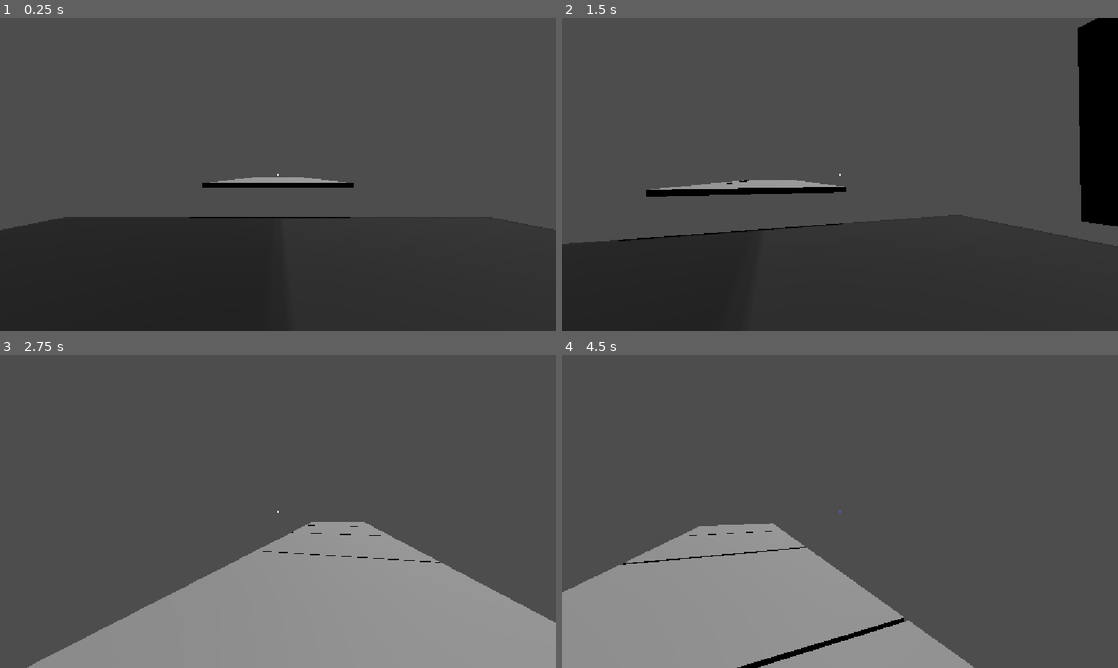
Above: before the commit, frames 1-4 (two rows, left to right).
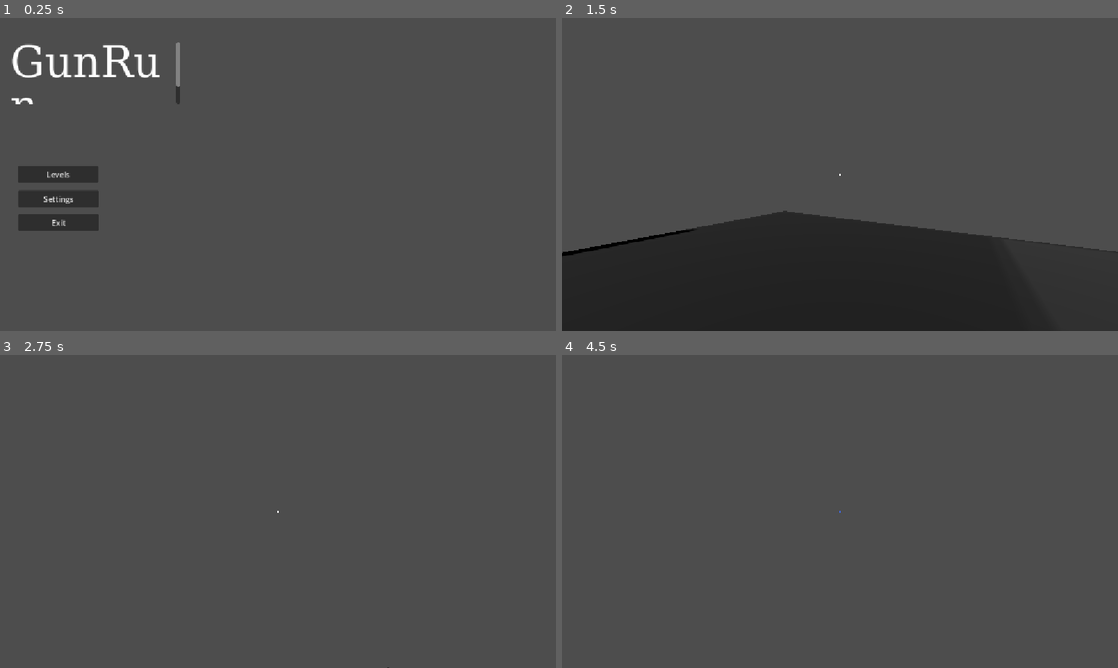
Above: after the commit, the same moments.

Repository: tarr2f/Game-Off-2026
Game: Godot game, scene res://Scenes/mainmenu.tscn
Same seed, same stepped clock (60 frames per second), same inputs: the game is played once before the commit and once after it. Before the commit the project starts from res://debug.tscn.
Inputs (mouse positions are in pixels of both pictures, inside the frame that each line leads up to):
- Up to frame 1 (0.25 s): no input
- Up to frame 2 (1.5 s): click (617, 174) at 0.5 s, where only the run after the commit has a clickable "Levels"; tap Enter at 1.25 s; move the mouse to (867, 174) at 1.27 s; hold W (forwards) from 1.28 s (still down); click (867, 174) at 1.35 s
- Up to frame 3 (2.75 s): keep holding W (forwards); tap Space (jump) at 1.52, 2.27 s; move the mouse to (250, 511) at 2.02 s; right-click (250, 511) at 2.1 s
- Up to frame 4 (4.5 s): keep holding W (forwards); move the mouse to (851, 505) at 2.77 s; tap Mouse wheel down (wheel_down) at 2.85 s; tap Space (jump) at 3.5, 3.77 s; move the mouse to (834, 517) at 3.52 s; tap Mouse wheel up (wheel_up) at 3.6 s; move the mouse to (878, 514) at 4.27 s; click (878, 514) at 4.35 s

The runs differ from the first frame. In frame 1, 36% of the frame differs, in the area x 0-100%, y 7-100%; in frame 2, 7.7%; in frame 3, 27%; in frame 4, 23%.

Commit message:
added fair enough licensing and a main menu, ...yippee...

Diff:
--- /dev/null
+++ b/Scenes/mainmenu.tscn
@@ -0,0 +1,93 @@
+[gd_scene format=3 uid="uid://d2tpwyjhsjui2"]
+
+[ext_resource type="Script" uid="uid://bd0s6uhldoha" path="res://scripts/mainmenu.gd" id="1_pposm"]
+
+[sub_resource type="Theme" id="Theme_ivo7y"]
+
+[sub_resource type="FontFile" id="FontFile_lp062"]
+cache/0/variation_coordinates = {}
+cache/0/face_index = 0
+cache/0/embolden = 0.0
+cache/0/transform = Transform2D(1, 0, 0, 1, 0, 0)
+cache/0/spacing_top = 0
+cache/0/spacing_bottom = 0
+cache/0/spacing_space = 0
+cache/0/spacing_glyph = 0
+cache/0/baseline_offset = 0.0
+cache/0/16/0/ascent = 0.0
+cache/0/16/0/descent = 0.0
+cache/0/16/0/underline_position = 0.0
+cache/0/16/0/underline_thickness = 0.0
+cache/0/16/0/scale = 1.0
+cache/0/90/0/ascent = 0.0
+cache/0/90/0/descent = 0.0
+cache/0/90/0/underline_position = 0.0
+cache/0/90/0/underline_thickness = 0.0
+cache/0/90/0/scale = 1.0
+
+[node name="Control" type="Control" unique_id=1020550575]
+layout_mode = 3
+anchors_preset = 15
+anchor_right = 1.0
+anchor_bottom = 1.0
+grow_horizontal = 2
+grow_vertical = 2
+script = ExtResource("1_pposm")
+
+[node name="Levels" type="Button" parent="." unique_id=2093734283]
+layout_mode = 1
+anchors_preset = -1
+anchor_left = 0.105000004
+anchor_top = 0.499
+anchor_right = 0.105000004
+anchor_bottom = 0.499
+offset_left = -83.96001
+offset_top = -17.35202
+offset_right = 83.03999
+offset_bottom = 17.64798
+grow_vertical = 2
+text = "Levels"
+
+[node name="Settings" type="Button" parent="." unique_id=1366619043]
+layout_mode = 1
+anchors_preset = -1
+anchor_left = 0.105000004
+anchor_top = 0.499
+anchor_right = 0.105000004
+anchor_bottom = 0.499
+offset_left = -82.96001
+offset_top = 33.64798
+offset_right = 84.03999
+offset_bottom = 68.64798
+grow_vertical = 2
+text = "Settings"
+
+[node name="Exit" type="Button" parent="." unique_id=956677400]
+layout_mode = 1
+anchors_preset = -1
+anchor_left = 0.105000004
+anchor_top = 0.499
+anchor_right = 0.105000004
+anchor_bottom = 0.499
+offset_left = -82.96001
+offset_top = 82.64798
+offset_right = 84.03999
+offset_bottom = 117.64798
+grow_vertical = 2
+text = "Exit"
+
+[node name="RichTextLabel" type="RichTextLabel" parent="." unique_id=862615443]
+layout_mode = 1
+anchors_preset = -1
+anchor_left = 0.171
+anchor_top = 0.17600001
+anchor_right = 0.171
+anchor_bottom = 0.17600001
+offset_left = -175.992
+offset_top = -64.04801
+offset_right = 176.008
+offset_bottom = 63.95199
+theme = SubResource("Theme_ivo7y")
+theme_override_fonts/normal_font = SubResource("FontFile_lp062")
+theme_override_font_sizes/normal_font_size = 90
+text = "GunRun"
--- a/project.godot
+++ b/project.godot
@@ -11,7 +11,7 @@
 [application]
 
 config/name="Github Game Off 2026"
-run/main_scene="res://debug.tscn"
+run/main_scene="uid://d2tpwyjhsjui2"
 config/features=PackedStringArray("4.7", "Forward Plus")
 boot_splash/image="uid://dju2ccf1bdm8u"
 config/icon="uid://dju2ccf1bdm8u"
--- a/scripts/gungun.gd
+++ b/scripts/gungun.gd
@@ -1,7 +1,7 @@
 extends Node
 
 var guntype: int = 0
-const modecount = 4
+const modecount = 3
 
 func shoot(ray: RayCast3D) -> void:
 	if ray.is_colliding() and Input.is_action_just_pressed("shoot"):
--- /dev/null
+++ b/scripts/mainmenu.gd
@@ -0,0 +1,17 @@
+extends Control
+
+@onready var levels: Button = $Levels
+@onready var settings: Button = $Settings
+@onready var exit: Button = $Exit
+
+const DEBUG = preload("uid://btu530iyamiyy")
+
+func _ready() -> void:
+	exit.pressed.connect(on_exit)
+	levels.pressed.connect(on_levels)
+
+func on_exit() -> void:
+	get_tree().quit()
+
+func on_levels() -> void:
+	get_tree().change_scene_to_file("res://Scenes/debug.tscn")
--- a/scripts/player.gd
+++ b/scripts/player.gd
@@ -53,6 +53,9 @@
 		velocity.x = move_toward(velocity.x, 0, speed)
 		velocity.z = move_toward(velocity.z, 0, speed)
 
+	move_and_slide()
+
+#	movement manipulation
 	for i in get_slide_collision_count():
 		var collision = get_slide_collision(i)
 		var collider = collision.get_collider()
@@ -78,5 +81,3 @@
 					repulsion_dir.y = 0.0
 					var repulsion_vec = repulsion_dir.normalized() * repulsion_force
 					velocity = velocity + repulsion_vec
-
-	move_and_slide()
Renamed: debug.tscn -> Scenes/debug.tscn
Not shown, added: scripts/mainmenu.gd.uid
